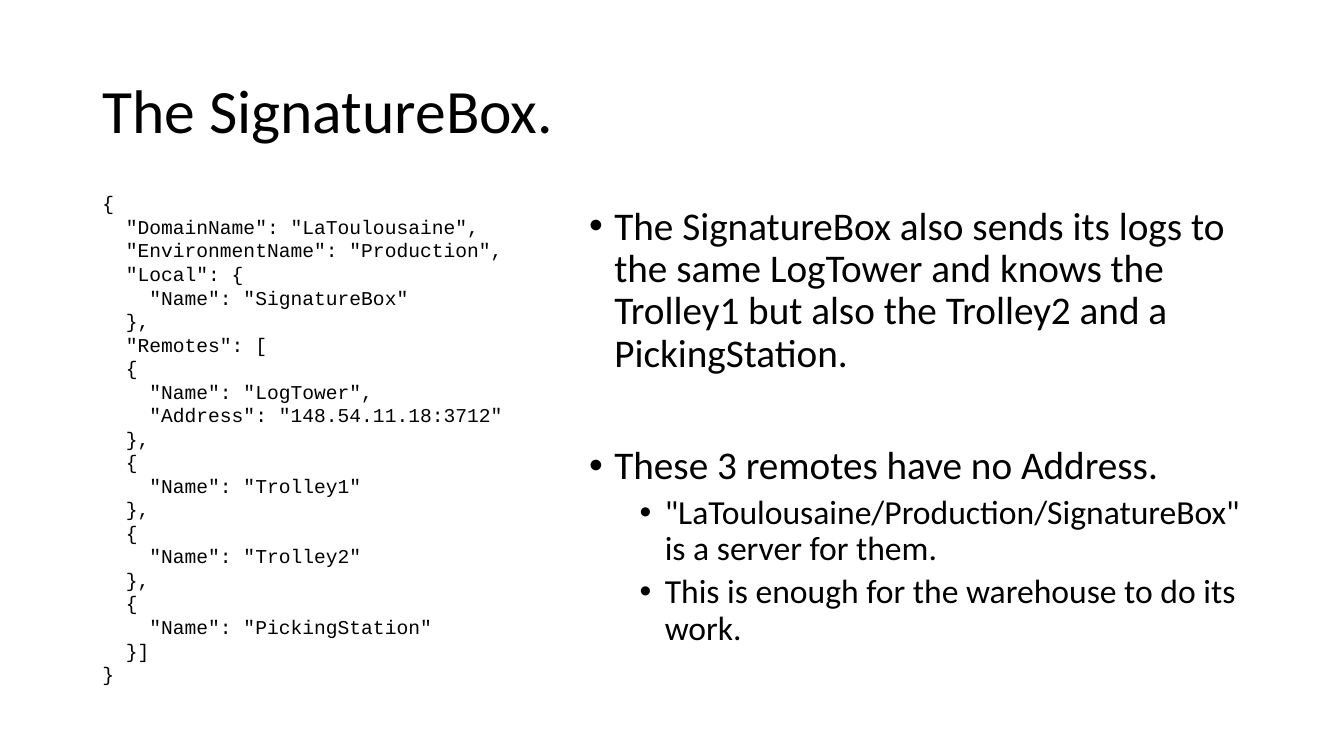
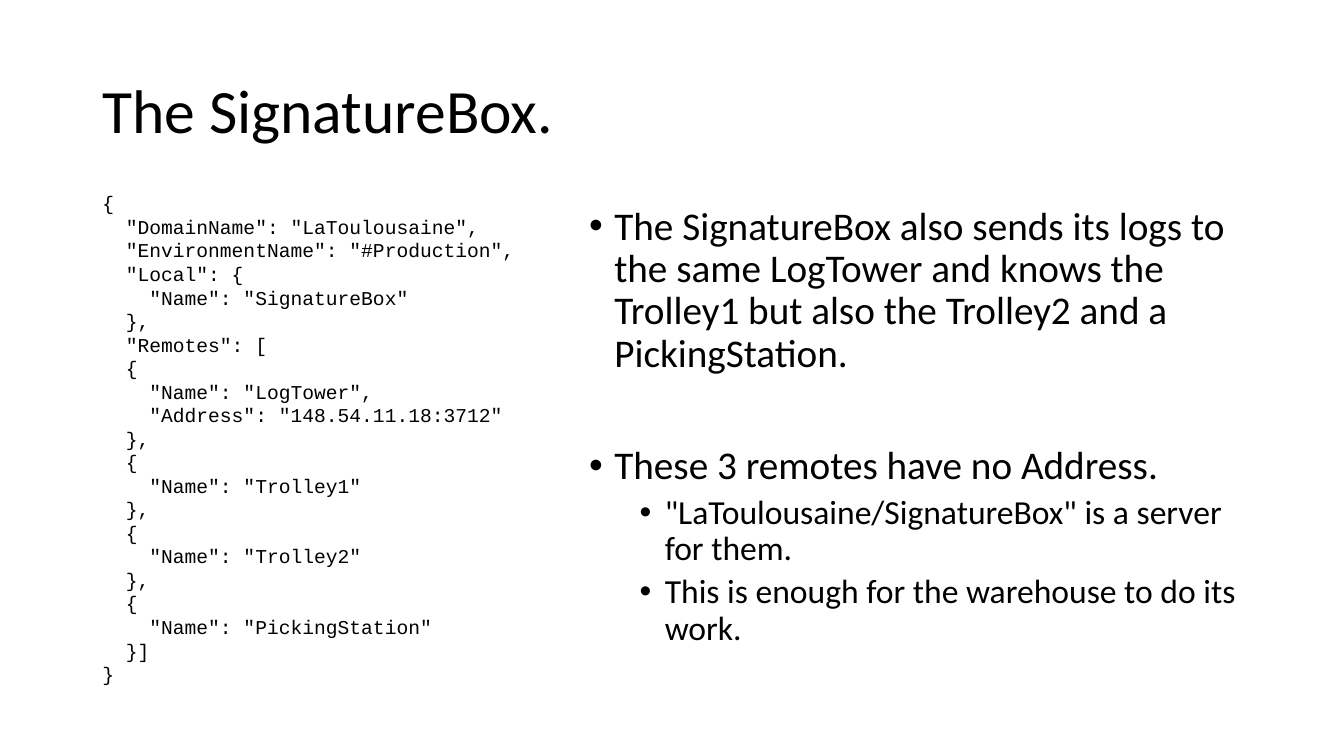
Before and after one commit to signature-opensource/CK-AppIdentity-Transport, a slide deck: slide 6 of Doc/CK-AppIdentity.pptx. Drawn at 1344x756 pixels with LibreOffice and Linux fonts; fonts in the diff are those of the drawing. Boxes give left, top, right and bottom in pixels: in the first picture for what was removed or moved away, otherwise in the second. Text is boxed around its words. In the diff, an @@ line names an element or a change of style, - is before the commit and + after.

```diff
--- a/Doc/CK-AppIdentity.pptx
+++ b/Doc/CK-AppIdentity.pptx
@@ text at (126, 244, 514, 261): text changed @@
-"EnvironmentName": "Production",
+"EnvironmentName": "#Production",
@@ text at (665, 500, 1222, 561): text changed @@
-  • "LaToulousaine/Production/SignatureBox" is a server for them.
+  • "LaToulousaine/SignatureBox" is a server for them.
```
Also in this commit, not shown: 13 other slides changed, 2 slides added, 19 other files.
